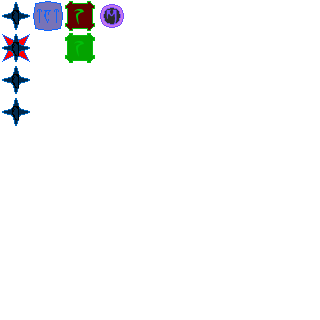
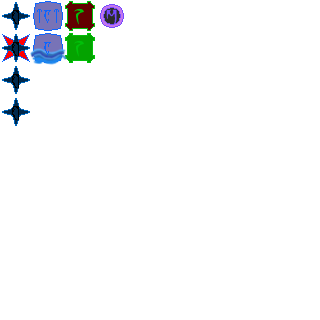
Layers edited between the first and the second (320, 320) image:
added group "WaterWalking" with 6 layers in group "Alt" over [30, 33, 67, 65]
added layer "A" (1st of 2, in "Alt" › "WaterWalking") in group "WaterWalking" over [44, 42, 51, 55]
added layer "Layer 15" in group "WaterWalking" over [30, 47, 67, 65]
added group "Group 1" with 1 layers in group "WaterWalking" over [34, 34, 62, 62]
added layer "Layer 9" (1st of 2, in "Alt" › "WaterWalking" › "Group 1") in group "Group 1" over [34, 34, 62, 62]
added layer "Layer 8" (1st of 2, in "Alt" › "WaterWalking") in group "WaterWalking" over [33, 33, 63, 63]
